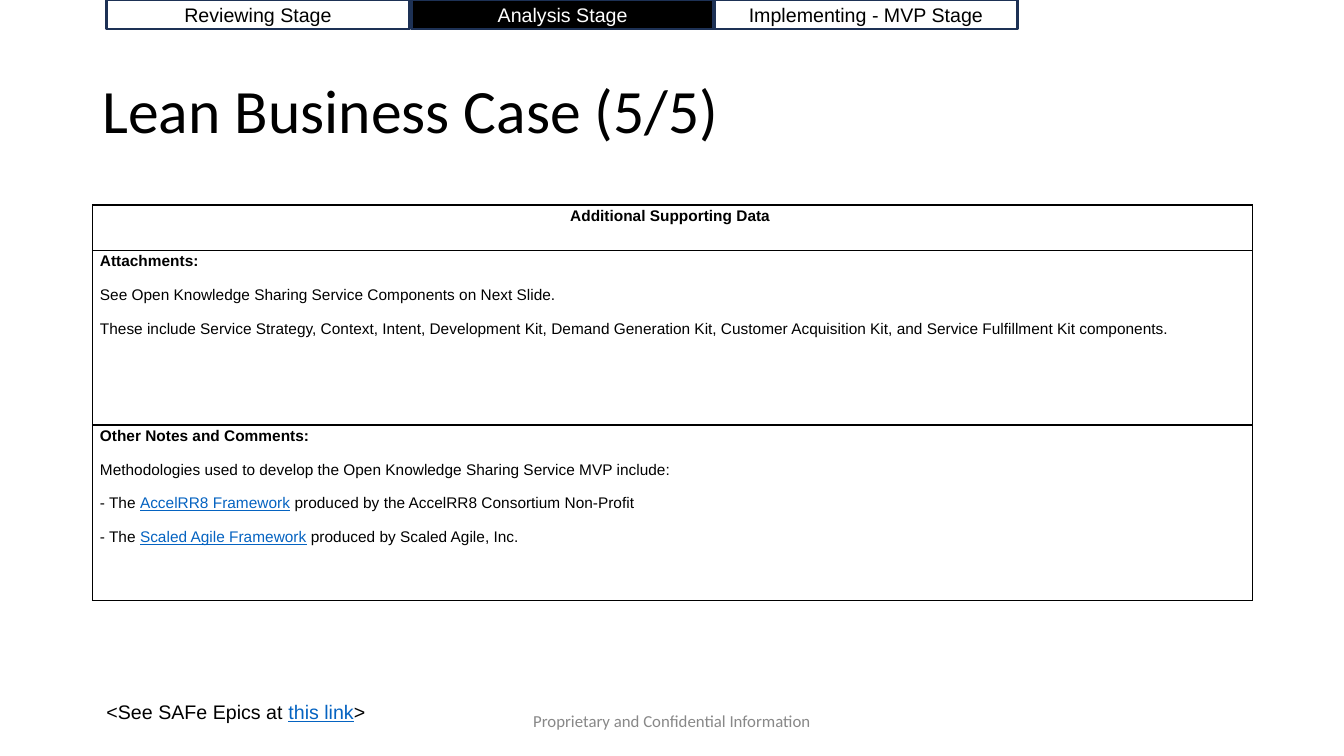
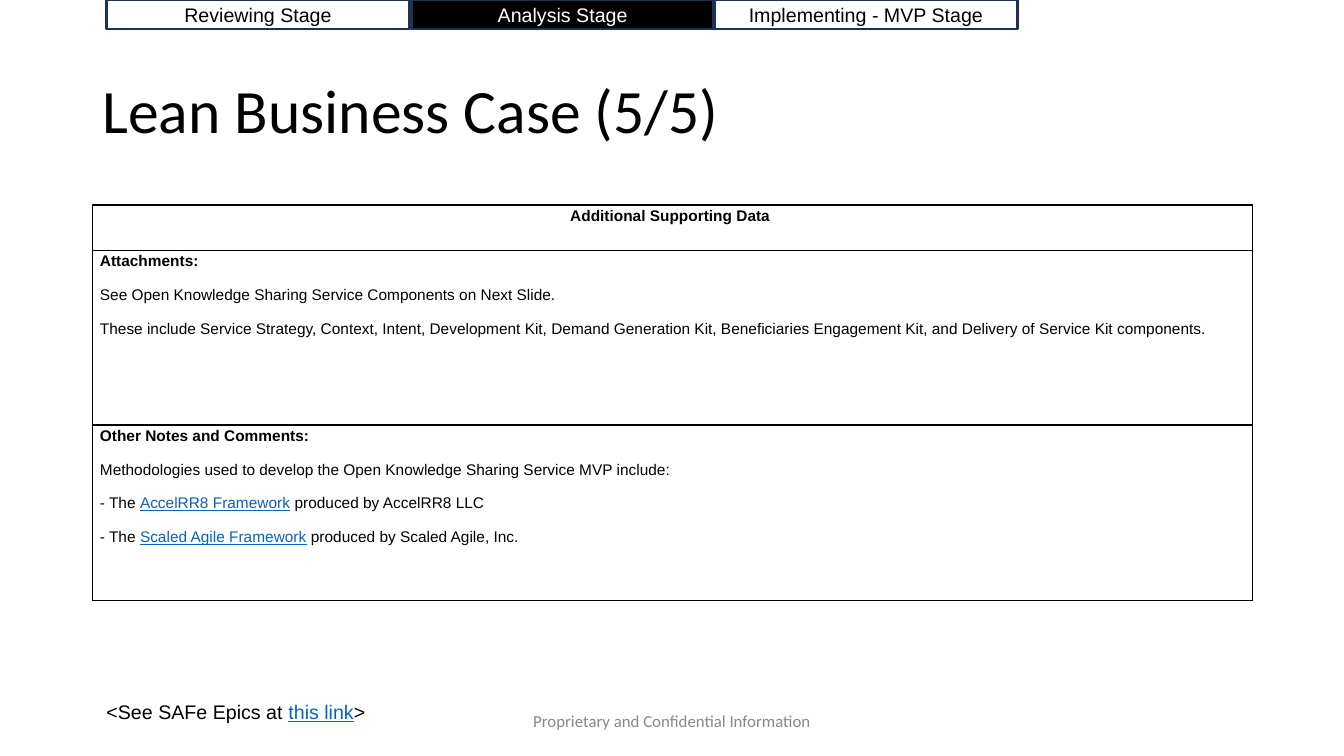
Before and after one commit to AccelRR8-Consortium-NonProfit/Management-Public, a slide deck: slide 12 of docs/2_Value_Creation/2a_Product/Open Knowledge Sharing/Open Knowledge Sharing v1 Lean Business Case.pptx. Drawn at 1344x756 pixels with LibreOffice and Linux fonts; fonts in the diff are those of the drawing; background and template pictures are left out. Boxes give left, top, right and bottom in pixels: in the first picture for what was removed or moved away, otherwise in the second. Text is boxed around its words. In the diff, an @@ line names an element or a change of style, - is before the commit and + after.

Commit message:
Update Professional Networking and Open Knowledge Sharing Services' Lean Business Cases

```diff
--- a/docs/2_Value_Creation/2a_Product/Open Knowledge Sharing/Open Knowledge Sharing v1 Lean Business Case.pptx
+++ b/docs/2_Value_Creation/2a_Product/Open Knowledge Sharing/Open Knowledge Sharing v1 Lean Business Case.pptx
@@ table at [93,205,1253,601] @@
-row 2, column 1: Attachments: / See Open Knowledge Sharing Service Components on Next Slide. / These include Service Strategy, Context, Intent, Development Kit, Demand Generation Kit, Customer Acquisition Kit, and Service Fulfillment Kit components.
+row 2, column 1: Attachments: / See Open Knowledge Sharing Service Components on Next Slide. / These include Service Strategy, Context, Intent, Development Kit, Demand Generation Kit, Beneficiaries Engagement Kit, and Delivery of Service Kit components.
-row 3, column 1: Other Notes and Comments: / Methodologies used to develop the Open Knowledge Sharing Service MVP include: / - The AccelRR8 Framework produced by the AccelRR8 Consortium Non-Profit / - The Scaled Agile Framework produced by Scaled Agile, Inc.
+row 3, column 1: Other Notes and Comments: / Methodologies used to develop the Open Knowledge Sharing Service MVP include: / - The AccelRR8 Framework produced by AccelRR8 LLC / - The Scaled Agile Framework produced by Scaled Agile, Inc.
```
Also in this commit, not shown: 11 other slides changed, 4 other files.
